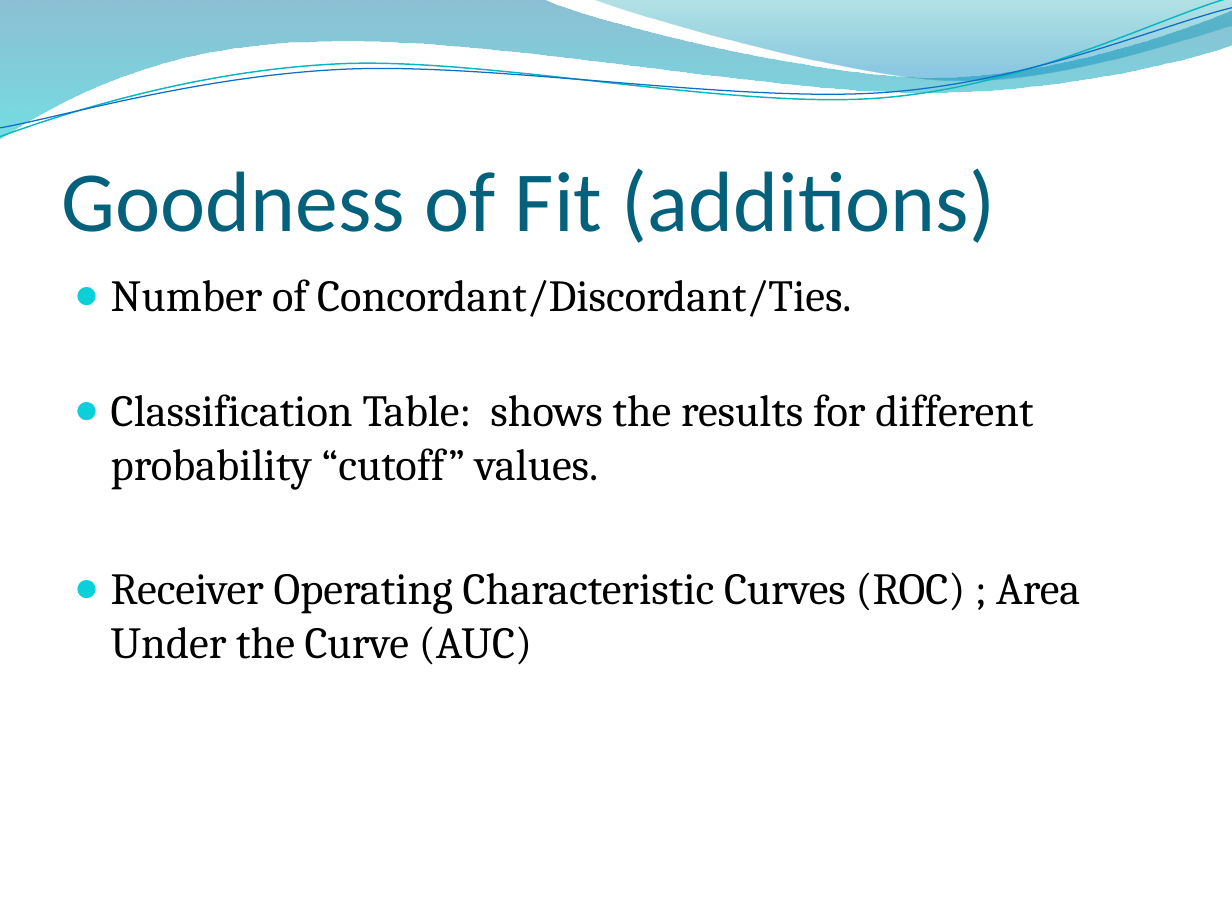
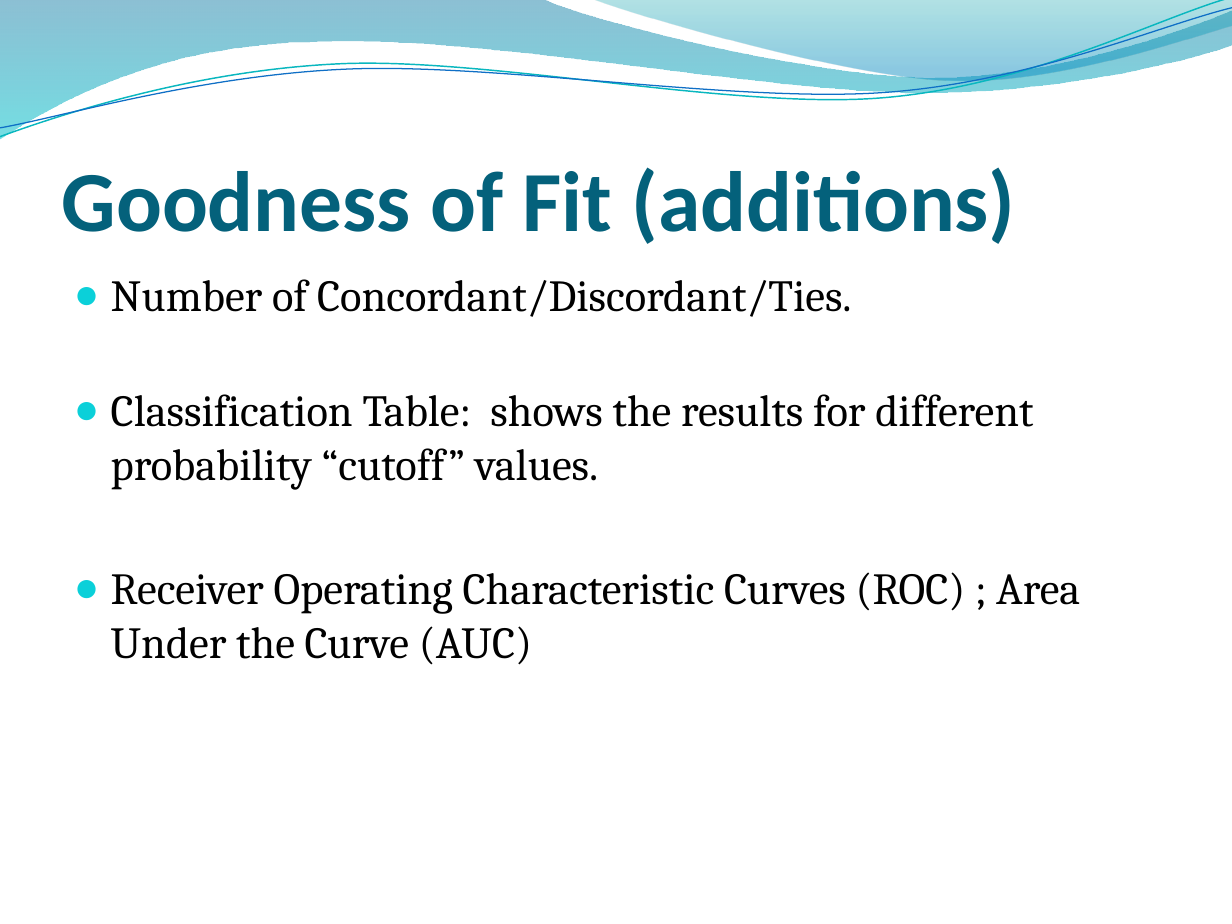
Before and after one commit to ricschuster/R_Workshop_Vienna_2018_02, a slide deck: slide 12 of ppts/Topic 8 Generalized Linear Models.pptx. Drawn at 1232x924 pixels with LibreOffice and Linux fonts; fonts in the diff are those of the drawing; background and template pictures are left out. Boxes give left, top, right and bottom in pixels: in the first picture for what was removed or moved away, otherwise in the second. Text is boxed around its words. In the diff, an @@ line names an element or a change of style, - is before the commit and + after.

```diff
--- a/ppts/Topic 8 Generalized Linear Models.pptx
+++ b/ppts/Topic 8 Generalized Linear Models.pptx
@@ title "Goodness of Fit (additions)" at [62,167,1016,244]: bold on @@
```
Also in this commit, not shown: 13 other slides changed, 1 slide removed, 4 other files.
